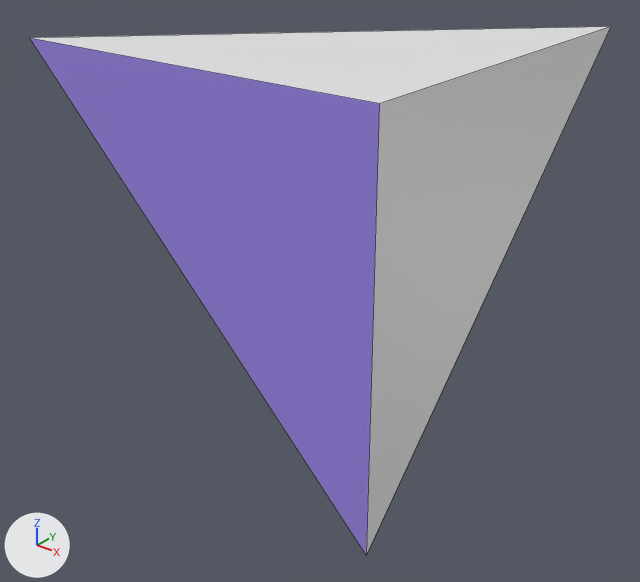
Renders of the FBX model Assets/_ML/MLResources/BuildingSystem/OriginModel/TempModel/Roof_Triangle.fbx from each side of a commit.
The view is the same before and after, from a 50 mm camera at (2.72, -2.47, 1.74) aimed at (0.06, 0.85, -0.32). Lighting does not change. The marker at lower left points along +X, +Y and +Z. Mesh edges are drawn as thin lines. Where no turn or scale is listed for an object, it has been applied to the vertices.

The first picture shows 'Roof_Triangle'.
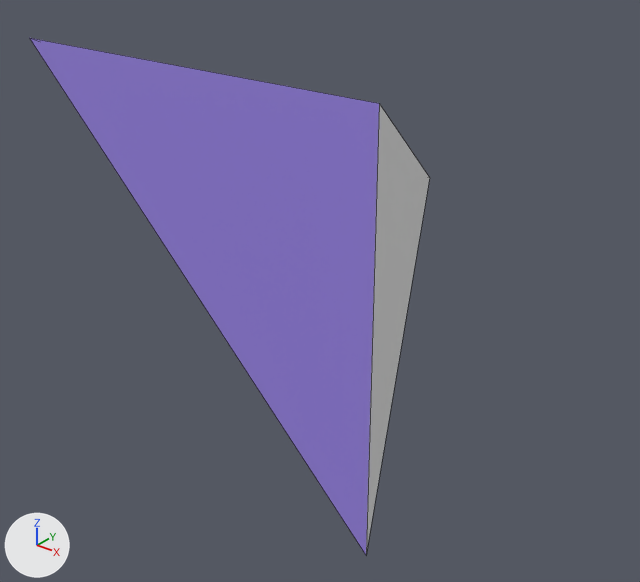
Changed parts and their boxes [x1, y1, x2, y2] in the pictures (640 x 582 px; the box of a moved part takes in the faces that stretch with it):
'Roof_Triangle', reshaped (31% narrower)
    before: [30, 26, 611, 555]
    after: [30, 38, 430, 555]
part 1 of me_roof_triangle, moved or reshaped
    before: [33, 26, 611, 555]
    after: [366, 104, 430, 553]

What changed in the scene script:
```text
Change me_roof_triangle:
    where me_roof_triangle.from_pydata(...)  # 4 vertices, 4 faces; spans x -1.0..1.0, y 0.0..2.0, z -1.0..1.0
    used by ob_roof_triangle; location = (0.0, 0.0, 0.0)
    me_roof_triangle part 1
    me_roof_triangle.vertices[2].co: (1.0, 2.0, 1.0) -> (0.0, 2.0, 0.0)  # pixel (610, 26) -> pixel (429, 177)
```
